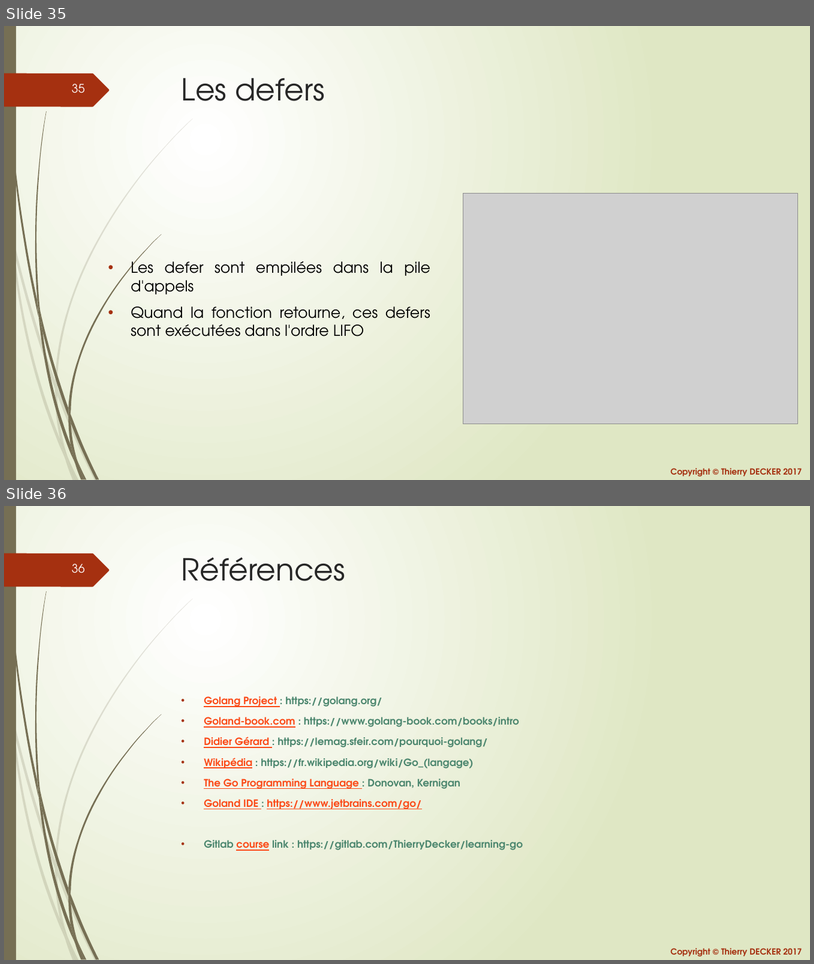
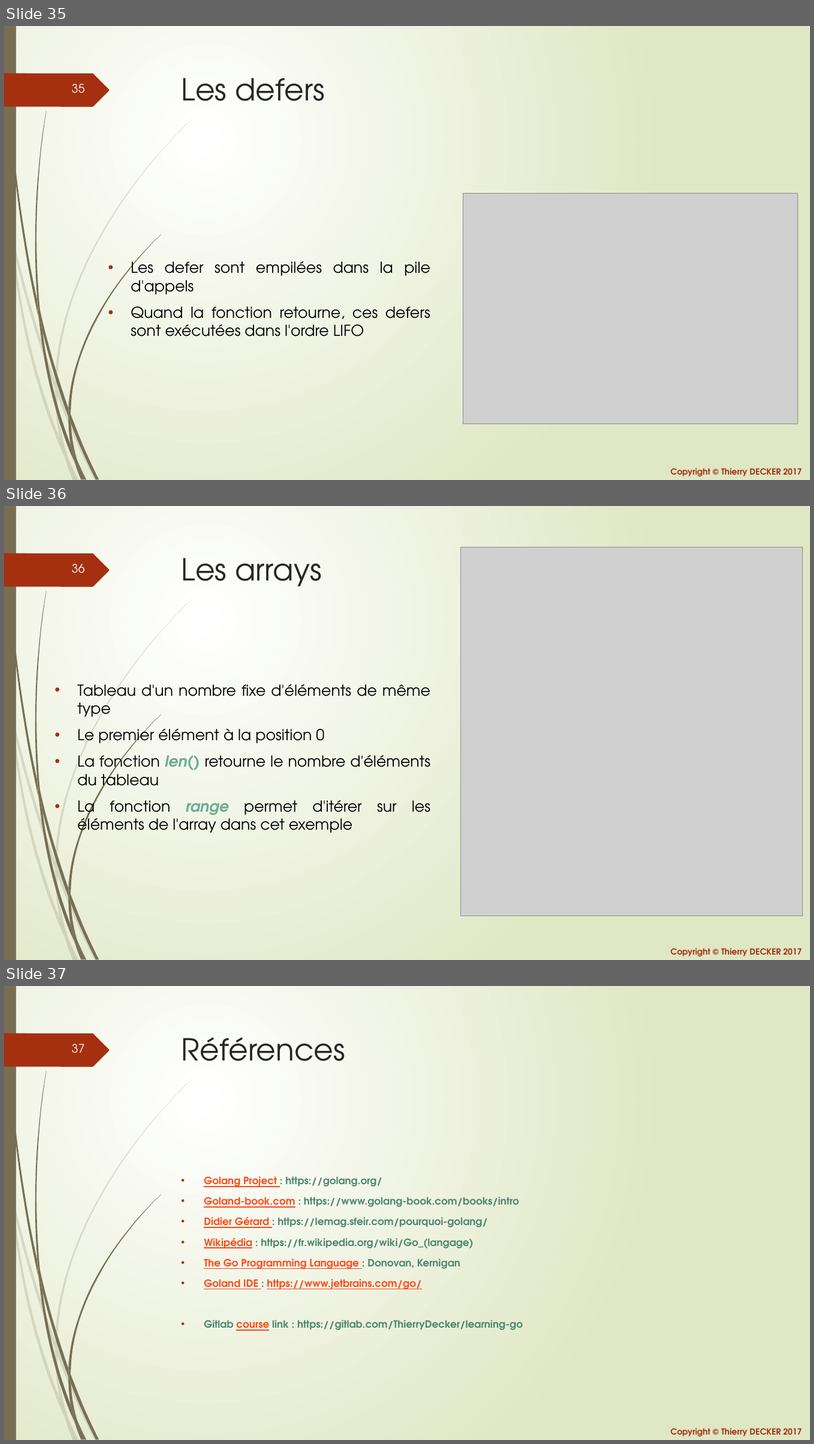
Before and after one commit to thierrydecker/learning-go, a slide deck: documentations/learning-go.pptx. Shown one above the other, each under a label of ours: slides 35 and 36 before the commit, slides 35, 36 and 37 after it. The pictures are 814x964 and 814x1444 pixels, drawn with LibreOffice and Linux fonts; fonts in the diff are those of the drawing; grey boxes stand for pictures. Boxes give left, top, right and bottom in pixels: in the first picture for what was removed or moved away, otherwise in the second. Text is boxed around its words. In the diff, an @@ line names an element or a change of style, - is before the commit and + after.

Commit message:
Added arrays

```diff
--- a/documentations/learning-go.pptx
+++ b/documentations/learning-go.pptx
@@ slide 36 added at [4, 506, 810, 960], background gradient #FFFFFF to #DFE8C4; not listed: 26 template elements that a slide beside it also shows @@
@@ title added at [182, 558, 321, 586], 36 pt, text #262626 @@
+Les arrays
@@ picture added at [461, 547, 804, 916] @@
@@ text added at [77, 684, 431, 837], 18 pt, text #000000 @@
+• Tableau d'un nombre fixe d'éléments de même type
+• Le premier élément à la position 0
+• La fonction len() retourne le nombre d'éléments du tableau
+• La fonction range permet d'itérer sur les éléments de l'array dans cet exemple
@@ what was slide 36 is now slide 37 @@
@@ page number at [72, 1044, 85, 1053]: text changed @@
-36
+37
```
Also in this commit, not shown: 2 other files.
